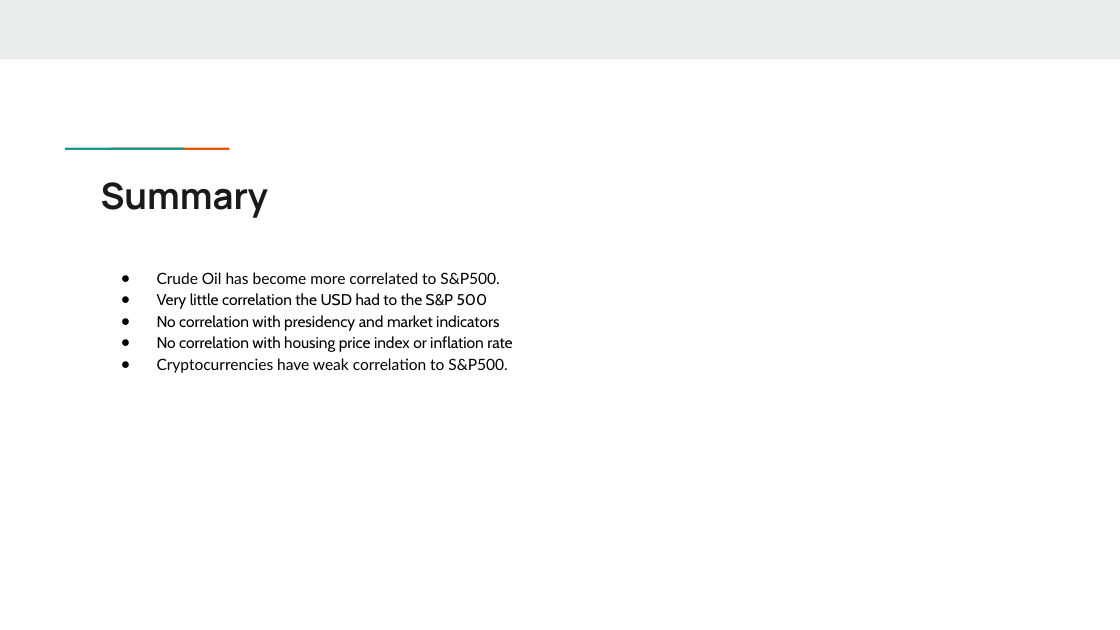
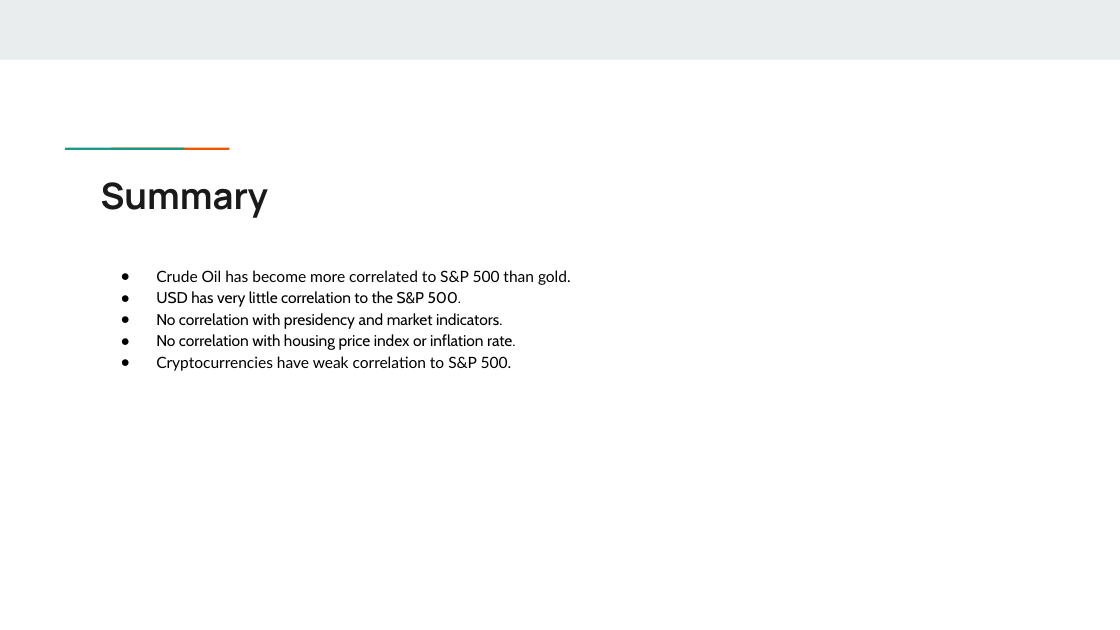
Before and after one commit to lfarlima/Monte-Carlo-Simulation, a slide deck: slide 9 of Project-01/Group Project Presentation.pptx. Drawn at 1120x630 pixels with LibreOffice and Linux fonts; fonts in the diff are those of the drawing. Boxes give left, top, right and bottom in pixels: in the first picture for what was removed or moved away, otherwise in the second. Text is boxed around its words. In the diff, an @@ line names an element or a change of style, - is before the commit and + after.

```diff
--- a/Project-01/Group Project Presentation.pptx
+++ b/Project-01/Group Project Presentation.pptx
@@ text at (156, 270, 571, 371): text changed @@
-● Crude Oil has become more correlated to S&P500.
-● Very little correlation the USD had to the S&P 500
-● No correlation with presidency and market indicators
-● No correlation with housing price index or inflation rate
-● Cryptocurrencies have weak correlation to S&P500.
+● Crude Oil has become more correlated to S&P 500 than gold.
+● USD has very little correlation to the S&P 500.
+● No correlation with presidency and market indicators.
+● No correlation with housing price index or inflation rate.
+● Cryptocurrencies have weak correlation to S&P 500.
```
Also in this commit, not shown: 7 other slides changed, 2 other files.
